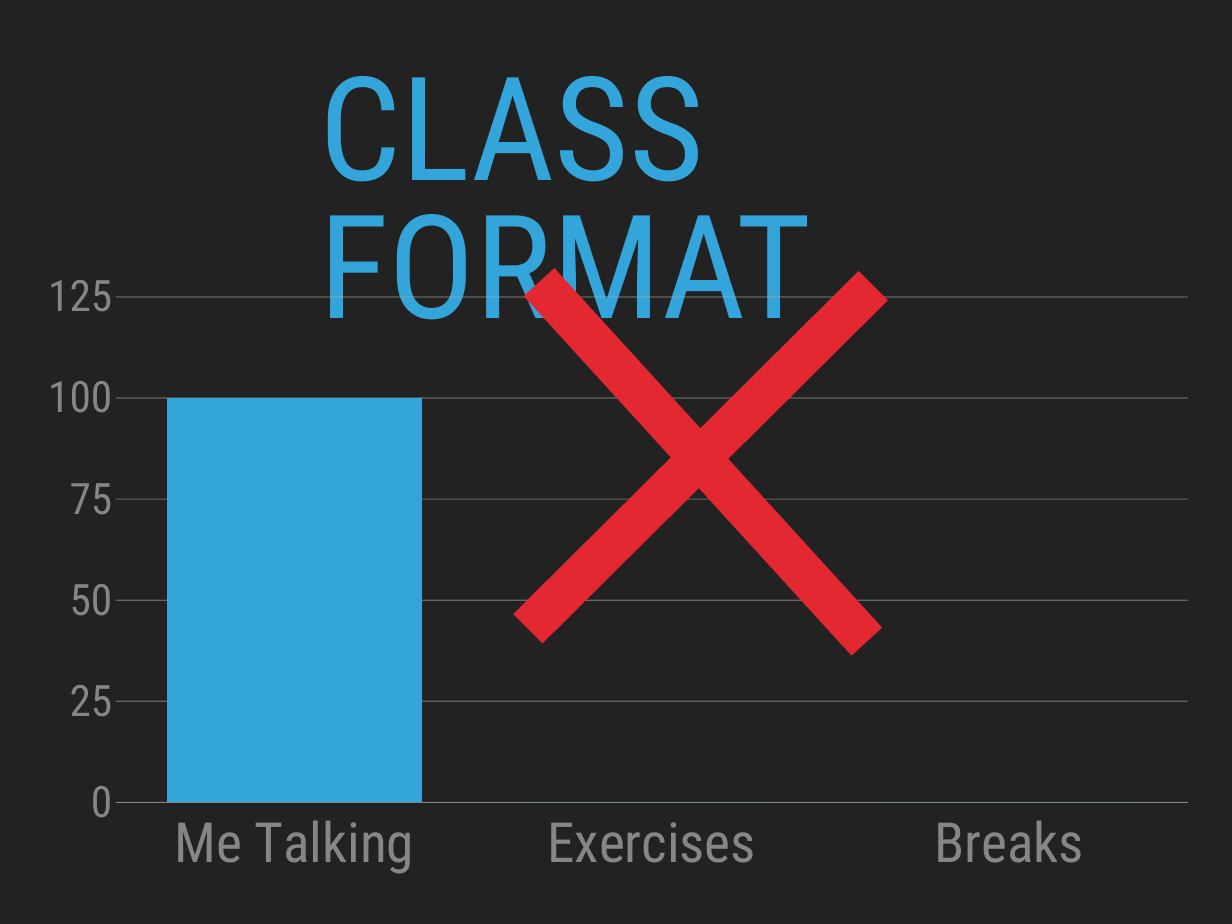
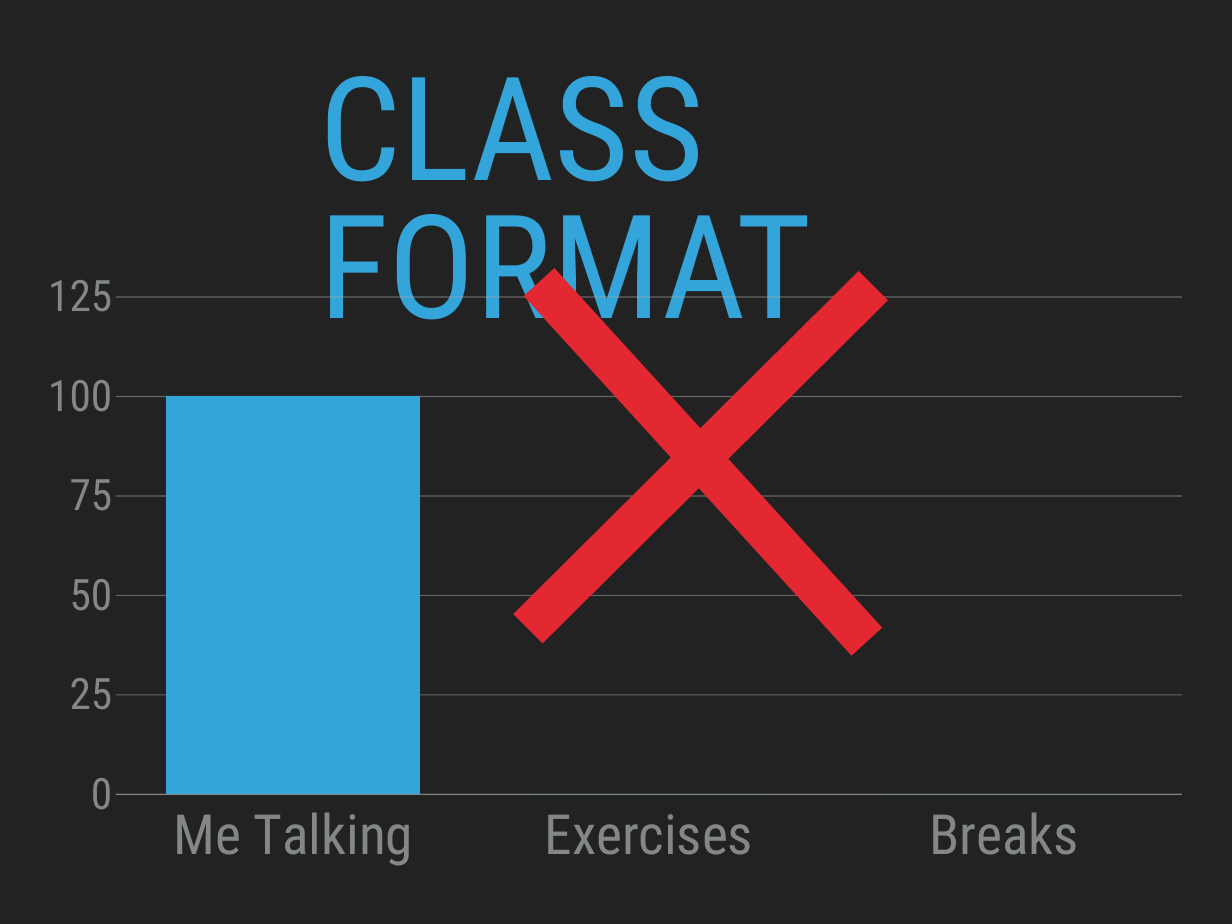
Before and after one commit to robcarrington/python-for-data-science, a slide deck: slide 15 of Session1/Session1_Slides.pptx. Drawn at 1232x924 pixels with LibreOffice and Linux fonts; fonts in the diff are those of the drawing. Boxes give left, top, right and bottom in pixels: in the first picture for what was removed or moved away, otherwise in the second. Text is boxed around its words. In the diff, an @@ line names an element or a change of style, - is before the commit and + after.

```diff
--- a/Session1/Session1_Slides.pptx
+++ b/Session1/Session1_Slides.pptx
@@ column chart at bbox=[38, 242, 1188, 884] @@
@@ value axis changed @@
@@ plot area changed @@
@@ lettering changed @@
@@ column chart: place and size @@
-column chart at bbox=[38, 242, 1193, 892]
+column chart at bbox=[38, 242, 1188, 884]
```
Also in this commit, not shown: 66 other slides changed, 3 slides added, 20 slides removed, 5 other files.
